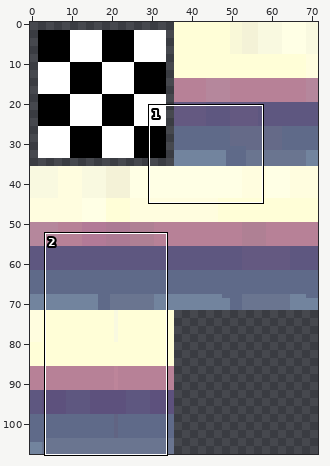
Two states of a sprite sheet, tilesets/TileSet2/output_tileset.png. Above: a wide view before the commit, with the close-up outlined.
Close-up. Old version:
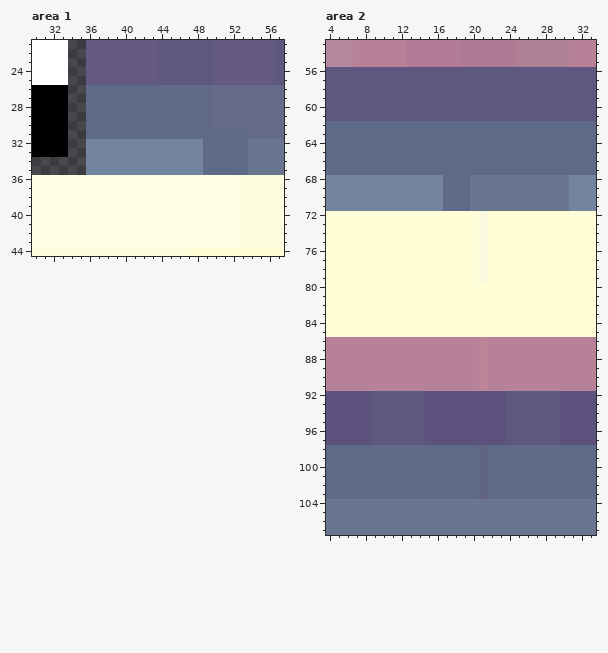
The file is 72x108 pixels. Colours within 5 levels of each other are drawn and written as one. Shown: area 1: x 30..57, y 21..44; area 2: x 4..33, y 53..107.
New version:
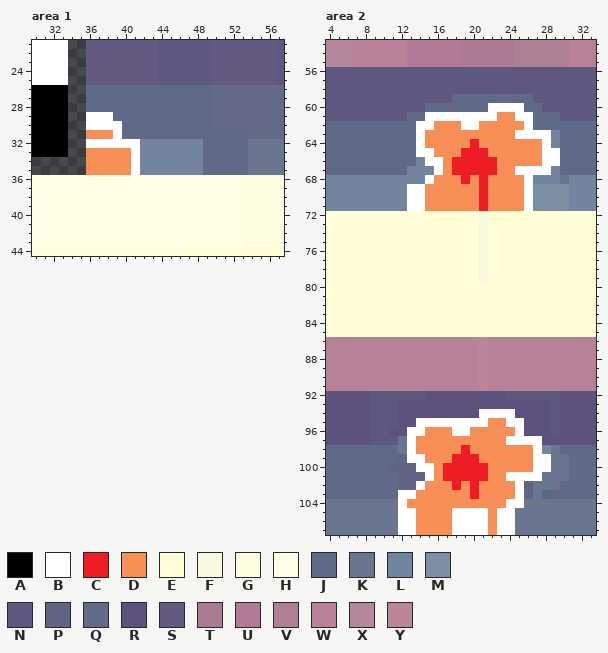
Palette (. is transparent): A #000000  B #ffffff  C #ee1c24  D #f78e56  E #fffed7  F #f9f9e0  G #fffddf  H #ffffe5  J #5f6a89  K #6a7590  L #72849e  M #7c8fa3  N #5e5780  P #616483  Q #656a88  R #5d517d  S #645981  T #ac7a94  U #b27a97  V #af8094  W #b78197  X #b5879c  Y #bd859a
Diff:
--- area 1
@@ x 34..43 @@
 28 ..JJJJJJJJ
-29 ..JJJJJJJJ
-30 ..JJJJJJJJ
-31 ..JJJJJJJJ
-32 ..LLLLLLLL
-33 ..LLLLLLLL
-34 ..LLLLLLLL
-35 ..LLLLLLLL
+29 ..BBBJJJJJ
+30 ..BBBBJJJJ
+31 ..DDDBJJJJ
+32 ..BBBBBBLL
+33 ..DDDDDBLL
+34 ..DDDDDBLL
+35 ..DDDDDBLL
 36 HHHHHHHHHH
--- area 2
@@ x 4..33 @@
  58 NNNNNNNNNNNNNNNNNNNNNNNNNNNNNN
- 59 NNNNNNNNNNNNNNNNNNNNNNNNNNNNNN
- 60 NNNNNNNNNNNNNNNNNNNNNNNNNNNNNN
- 61 NNNNNNNNNNNNNNNNNNNNNNNNNNNNNN
- 62 JJJJJJJJJJJJJJJJJJJJJJJJJJJJJJ
- 63 JJJJJJJJJJJJJJJJJJJJJJJJJJJJJJ
- 64 JJJJJJJJJJJJJJJJJJJJJJJJJJJJJJ
- 65 JJJJJJJJJJJJJJJJJJJJJJJJJJJJJJ
- 66 JJJJJJJJJJJJJJJJJJJJJJJJJJJJJJ
- 67 JJJJJJJJJJJJJJJJJJJJJJJJJJJJJJ
- 68 LLLLLLLLLLLLLJJJKKKKKKKKKKKLLL
- 69 LLLLLLLLLLLLLJJJKKKKKKKKKKKLLL
- 70 LLLLLLLLLLLLLJJJKKKKKKKKKKKLLL
- 71 LLLLLLLLLLLLLJJJKKKKKKKKKKKLLL
+ 59 NNNNNNNNNNNNNNJJJJJQJJJNNNNNNN
+ 60 NNNNNNNNNNNJJJJJJJBBBBJJNNNNNN
+ 61 NNNNNNNNNJJBBBBBBBBDDBBJJJNNNN
+ 62 JJJJJJJJJJBBDDDBBDDDDDBJJJJJJJ
+ 63 JJJJJJJJJJBDDDDDDDDDDBBBBLJJJJ
+ 64 JJJJJJJJJJBDDDDDCDDDDDDDBLJJJJ
+ 65 JJJJJJJJJJBBDDDCCCDDDDDDBBJJJJ
+ 66 JJJJJJJJJJLBBDCCCCCDDDDDBBJJJJ
+ 67 JJJJJJJJJLLLBDCCCCCDDBBBBLJJJJ
+ 68 LLLLLLLLLLLBDDDCDCDDDDBLLLKLLL
+ 69 LLLLLLLLLBBDDDDDDCDDDDBMMMMLLL
+ 70 LLLLLLLLLBBDDDDDDCDDDDBMMMMLLL
+ 71 LLLLLLLLLBBDDDDDDCDDDDBMMMMLLL
  72 EEEEEEEEEEEEEEEEEFEEEEEEEEEEEE
@@ x 4..33 @@
  92 RRRRRNNNNNNRRRRRRRRRNNNNNNRRRR
- 93 RRRRRNNNNNNRRRRRRRRRNNNNNNRRRR
- 94 RRRRRNNNNNNRRRRRRRRRNNNNNNRRRR
- 95 RRRRRNNNNNNRRRRRRRRRNNNNNNRRRR
- 96 RRRRRNNNNNNRRRRRRRRRNNNNNNRRRR
- 97 RRRRRNNNNNNRRRRRRRRRNNNNNNRRRR
- 98 JJJJJJJJJJJJJJJJJPJJJJJJJJJJJJ
- 99 JJJJJJJJJJJJJJJJJPJJJJJJJJJJJJ
-100 JJJJJJJJJJJJJJJJJPJJJJJJJJJJJJ
-101 JJJJJJJJJJJJJJJJJPJJJJJJJJJJJJ
-102 JJJJJJJJJJJJJJJJJPJJJJJJJJJJJJ
-103 JJJJJJJJJJJJJJJJJPJJJJJJJJJJJJ
-104 KKKKKKKKKKKKKKKKKKKKKKKKKKKKKK
-105 KKKKKKKKKKKKKKKKKKKKKKKKKKKKKK
-106 KKKKKKKKKKKKKKKKKKKKKKKKKKKKKK
-107 KKKKKKKKKKKKKKKKKKKKKKKKKKKKKK
+ 93 RRRRRNNNRRRRRRRRRRRRRRRRRNRRRR
+ 94 RRRRRNNNRRRRRRRRRBBBBRRRRNRRRR
+ 95 RRRRRNNNRRBBBBBBBBDDBBRRRNRRRR
+ 96 RRRRRNNRRBBDDDBBDDDDDBRRRNRRRR
+ 97 RRRRRNNNKBDDDDDDDDDDBBBBRRRRRR
+ 98 JJJJJJJJKBDDDDDCDDDDDDDBLKJJJJ
+ 99 JJJJJJJJPBBDDDCCCDDDDDDBBKKJJJ
+100 JJJJJJJPPPBBDCCCCCDDDDDBBKKJJJ
+101 JJJJJJJJPPPBDCCCCCDDBBBBKKKJJJ
+102 JJJJJJJJPPBDDDCDCDDDDBPKKKJJJJ
+103 JJJJJJJJBBDDDDDDCDDDDBPKPJJJJJ
+104 KKKKKKKKBDDDDDDDDDDDBBKKKKKKKK
+105 KKKKKKKKBBDDDDBBBBDBBKKKKKKKKK
+106 KKKKKKKKBBDDDDBBBBDBBKKKKKKKKK
+107 KKKKKKKKBBDDDDBBBBDBBKKKKKKKKK
Boxes around the changes in both close-ups, in picture pixels (x1, y1, x2, y2):
changed: (86, 112, 140, 175)
changed: (407, 94, 569, 211)
changed: (389, 400, 569, 535)
